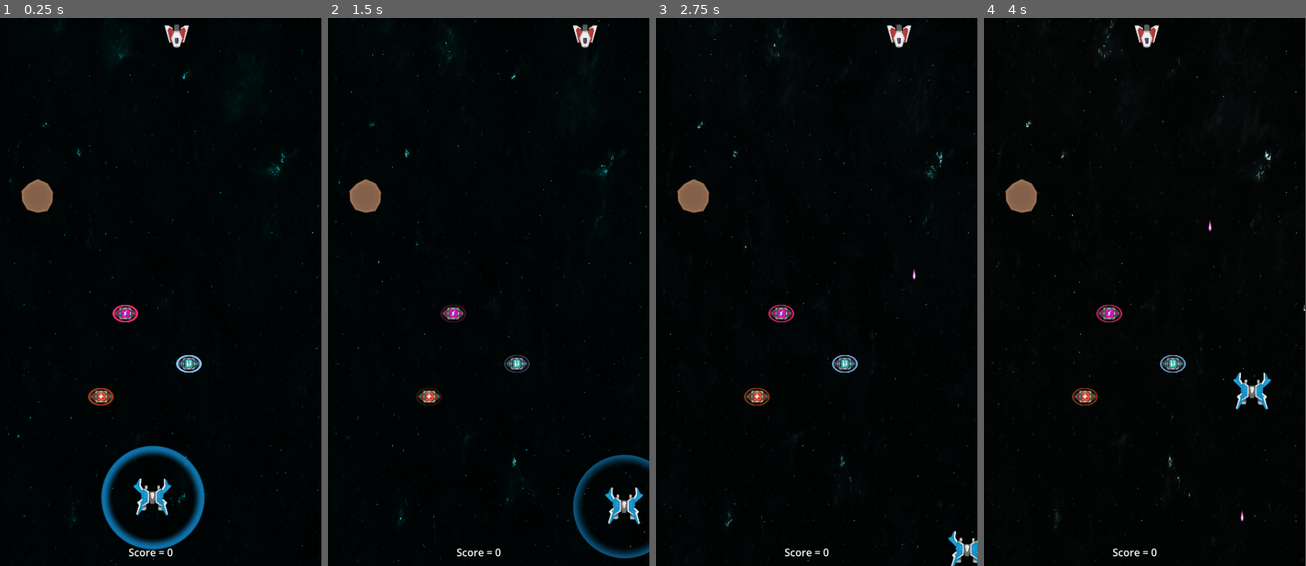
Above: before the commit, frames 1-4 (left to right).
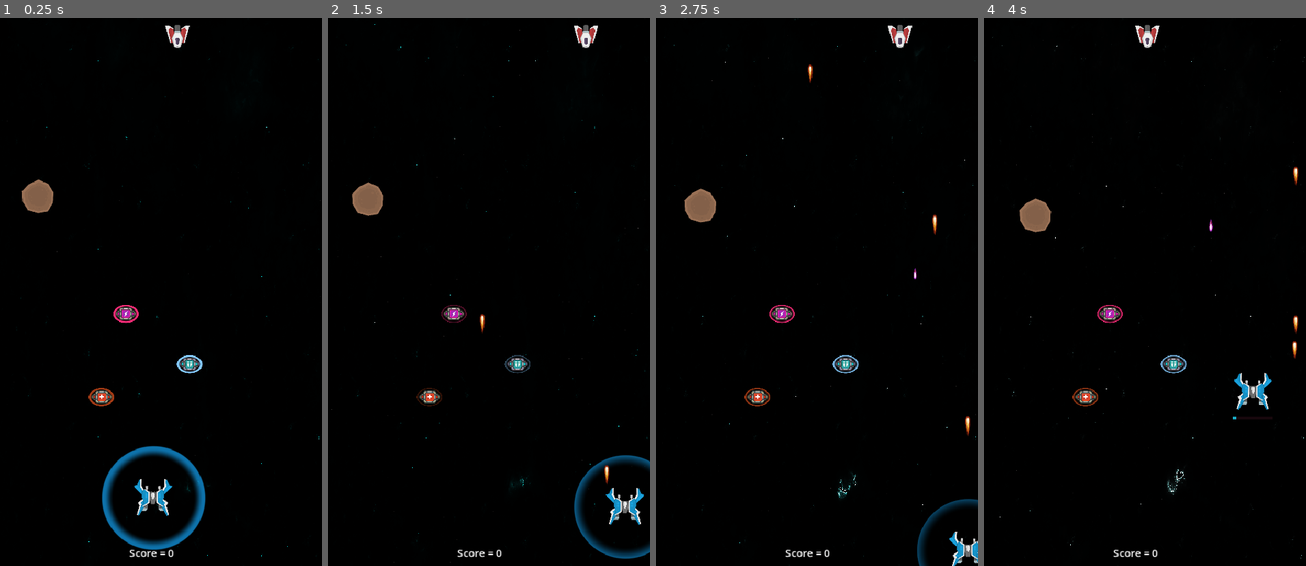
Above: after the commit, the same moments.

Repository: MauroCastro1705/Juego-motores
Game: Godot game, scene res://niveles/nivel-1.tscn
Same seed, same stepped clock (60 frames per second), same inputs: the game is played once before the commit and once after it.
Inputs:
- Up to frame 1 (0.25 s): no input
- Up to frame 2 (1.5 s): hold Right (derecha) 0.53-1.28 s; tap Space (disparar) at 0.6, 1.35 s; hold S (abajo) from 1.28 s (still down)
- Up to frame 3 (2.75 s): release S (abajo) at 2.03 s; hold Right (derecha) from 2.03 s (still down); tap Space (disparar) at 2.1 s
- Up to frame 4 (4 s): release Right (derecha) at 2.78 s; hold W (arriba) 2.78-3.53 s; tap Space (disparar) at 2.85, 3.6 s; hold A (izquierda) from 3.53 s (still down)
In our replay, the window is 470x800 before the commit and 471x800 after it. These sizes can differ from the game's own. Grey fills any space a smaller window leaves; there, only what the larger window draws over its background counts as a difference.

The runs differ from the first frame. In frame 1, 1.5% of the frame differs, in the area x 1-100%, y 0-100%; in frame 2, 1.6%; in frame 3, 2.2%; in frame 4, 2.3%, in the area x 0-100%, y 0-100%.
Error before the commit: Invalid assignment of property or key 'visible' with value of type 'bool' on a base object of type 'previously freed'. (res://jugador/jugador.gd:95)

Commit message:
balas jugador y asteroides

Diff:
--- a/Shaders/espacio.tres
+++ b/Shaders/espacio.tres
@@ -9,9 +9,9 @@
 shader_parameter/stars_flicker = true
 shader_parameter/timeScaleFactor = 0.04
 shader_parameter/noise_texture = ExtResource("2_4socb")
-shader_parameter/colour_muiltiplier = Color(1, 1, 1, 1)
-shader_parameter/colour_muiltiplier2 = Color(1, 1, 1, 1)
-shader_parameter/brightness = 1.8
+shader_parameter/colour_muiltiplier = Color(0.593314, 0.550077, 0.544381, 1)
+shader_parameter/colour_muiltiplier2 = Color(0.597176, 0.597176, 0.597176, 1)
+shader_parameter/brightness = 2.204
 shader_parameter/clouds_resolution = 10.0
 shader_parameter/clouds_intesity = 0.212
 shader_parameter/waveyness = 3.379
@@ -22,5 +22,5 @@
 shader_parameter/blur = 1.4
 shader_parameter/blur2 = 0.01
 shader_parameter/bg_speed = 0.1
-shader_parameter/mid_speed = 0.8
-shader_parameter/fg_speed = 8.0
+shader_parameter/mid_speed = 0.2
+shader_parameter/fg_speed = 3.0
--- a/enemigos/balas_enemigos/bala_enemigo_1.tscn
+++ b/enemigos/balas_enemigos/bala_enemigo_1.tscn
@@ -6,6 +6,34 @@
 [sub_resource type="CapsuleShape2D" id="CapsuleShape2D_1ento"]
 radius = 3.0
 height = 14.0
+
+[sub_resource type="Animation" id="Animation_l241e"]
+length = 0.6
+loop_mode = 1
+tracks/0/type = "value"
+tracks/0/imported = false
+tracks/0/enabled = true
+tracks/0/path = NodePath("PlasmaLargePngProcessed:scale")
+tracks/0/interp = 1
+tracks/0/loop_wrap = true
+tracks/0/keys = {
+"times": PackedFloat32Array(0, 0.142069, 0.346673, 0.633333),
+"transitions": PackedFloat32Array(1, 1, 1, 1),
+"update": 0,
+"values": [Vector2(0.6, 0.6), Vector2(0.640981, 0.739404), Vector2(0.7, 0.7), Vector2(0.6, 0.6)]
+}
+tracks/1/type = "value"
+tracks/1/imported = false
+tracks/1/enabled = true
+tracks/1/path = NodePath("PlasmaLargePngProcessed:frame")
+tracks/1/interp = 1
+tracks/1/loop_wrap = true
+tracks/1/keys = {
+"times": PackedFloat32Array(0, 0.1, 0.142069, 0.346673, 0.5),
+"transitions": PackedFloat32Array(1, 1, 1, 1, 1),
+"update": 1,
+"values": [0, 0, 0, 0, 0]
+}
 
 [sub_resource type="Animation" id="Animation_mykgy"]
 resource_name = "new_animation"
@@ -36,33 +64,6 @@
 "values": [0, 0, 0, 0, 0, 0, 0]
 }
 
-[sub_resource type="Animation" id="Animation_l241e"]
-length = 0.001
-tracks/0/type = "value"
-tracks/0/imported = false
-tracks/0/enabled = true
-tracks/0/path = NodePath("PlasmaLargePngProcessed:scale")
-tracks/0/interp = 1
-tracks/0/loop_wrap = true
-tracks/0/keys = {
-"times": PackedFloat32Array(0),
-"transitions": PackedFloat32Array(1),
-"update": 0,
-"values": [Vector2(0.6, 0.6)]
-}
-tracks/1/type = "value"
-tracks/1/imported = false
-tracks/1/enabled = true
-tracks/1/path = NodePath("PlasmaLargePngProcessed:frame")
-tracks/1/interp = 1
-tracks/1/loop_wrap = true
-tracks/1/keys = {
-"times": PackedFloat32Array(0),
-"transitions": PackedFloat32Array(1),
-"update": 1,
-"values": [0]
-}
-
 [sub_resource type="AnimationLibrary" id="AnimationLibrary_vga6s"]
 _data = {
 &"RESET": SubResource("Animation_l241e"),
@@ -76,7 +77,7 @@
 shape = SubResource("CapsuleShape2D_1ento")
 
 [node name="PlasmaLargePngProcessed" type="Sprite2D" parent="."]
-position = Vector2(0, -1)
+position = Vector2(3.86755e-06, -2.52555)
 rotation = -3.14159
 scale = Vector2(0.6, 0.6)
 texture = ExtResource("2_wraxp")
@@ -85,3 +86,4 @@
 libraries = {
 &"": SubResource("AnimationLibrary_vga6s")
 }
+autoplay = "RESET"
--- /dev/null
+++ b/jugador/bala_player_1.gd
@@ -0,0 +1,4 @@
+extends Area2D
+
+func _process(delta):
+	position.y -= Global.velocidad_bala_player * delta
--- /dev/null
+++ b/jugador/bala_player_1.tscn
@@ -0,0 +1,88 @@
+[gd_scene load_steps=7 format=3 uid="uid://bd5in6gsfu1qe"]
+
+[ext_resource type="Script" uid="uid://b73svajpgjfpl" path="res://jugador/bala_player_1.gd" id="1_d27yq"]
+[ext_resource type="Texture2D" uid="uid://cekampj8jn84o" path="res://Assets/balas y explosiones/Minigun_Large_png_processed.png" id="1_nisqp"]
+
+[sub_resource type="CapsuleShape2D" id="CapsuleShape2D_1ento"]
+radius = 3.0
+height = 14.0
+
+[sub_resource type="Animation" id="Animation_l241e"]
+length = 0.6
+loop_mode = 1
+tracks/0/type = "value"
+tracks/0/imported = false
+tracks/0/enabled = true
+tracks/0/path = NodePath("MinigunLargePngProcessed:frame")
+tracks/0/interp = 1
+tracks/0/loop_wrap = true
+tracks/0/keys = {
+"times": PackedFloat32Array(0),
+"transitions": PackedFloat32Array(1),
+"update": 1,
+"values": [0]
+}
+tracks/1/type = "value"
+tracks/1/imported = false
+tracks/1/enabled = true
+tracks/1/path = NodePath("MinigunLargePngProcessed:scale")
+tracks/1/interp = 1
+tracks/1/loop_wrap = true
+tracks/1/keys = {
+"times": PackedFloat32Array(0),
+"transitions": PackedFloat32Array(1),
+"update": 0,
+"values": [Vector2(0.888889, 1.14815)]
+}
+
+[sub_resource type="Animation" id="Animation_mykgy"]
+resource_name = "new_animation"
+length = 0.8
+loop_mode = 1
+tracks/0/type = "value"
+tracks/0/imported = false
+tracks/0/enabled = true
+tracks/0/path = NodePath("MinigunLargePngProcessed:frame")
+tracks/0/interp = 1
+tracks/0/loop_wrap = true
+tracks/0/keys = {
+"times": PackedFloat32Array(0, 0.3, 0.457456, 0.6),
+"transitions": PackedFloat32Array(1, 1, 1, 1),
+"update": 1,
+"values": [0, 0, 0, 0]
+}
+tracks/1/type = "value"
+tracks/1/imported = false
+tracks/1/enabled = true
+tracks/1/path = NodePath("MinigunLargePngProcessed:scale")
+tracks/1/interp = 1
+tracks/1/loop_wrap = true
+tracks/1/keys = {
+"times": PackedFloat32Array(0.0333333, 0.3, 0.457456, 0.6),
+"transitions": PackedFloat32Array(1, 1, 1, 1),
+"update": 0,
+"values": [Vector2(0.929, 1.2), Vector2(0.888889, 1.14815), Vector2(0.888889, 1), Vector2(0.888889, 1.28226)]
+}
+
+[sub_resource type="AnimationLibrary" id="AnimationLibrary_vga6s"]
+_data = {
+&"RESET": SubResource("Animation_l241e"),
+&"new_animation": SubResource("Animation_mykgy")
+}
+
+[node name="BalaPlayer" type="Area2D" groups=["bala_player"]]
+script = ExtResource("1_d27yq")
+
+[node name="CollisionShape2D" type="CollisionShape2D" parent="."]
+shape = SubResource("CapsuleShape2D_1ento")
+
+[node name="AnimationPlayer" type="AnimationPlayer" parent="."]
+libraries = {
+&"": SubResource("AnimationLibrary_vga6s")
+}
+autoplay = "new_animation"
+
+[node name="MinigunLargePngProcessed" type="Sprite2D" parent="."]
+position = Vector2(0, 4.68953)
+scale = Vector2(0.888889, 1.14815)
+texture = ExtResource("1_nisqp")
--- a/jugador/jugador.tscn
+++ b/jugador/jugador.tscn
@@ -1,7 +1,8 @@
-[gd_scene load_steps=8 format=3 uid="uid://cogoxtxt25e1a"]
+[gd_scene load_steps=9 format=3 uid="uid://cogoxtxt25e1a"]
 
 [ext_resource type="Script" uid="uid://cdototyscoliu" path="res://jugador/jugador.gd" id="1_5vouv"]
 [ext_resource type="Texture2D" uid="uid://dbfk4uqaslqrj" path="res://Assets/Sprites/player_ship.png" id="2_5vouv"]
+[ext_resource type="PackedScene" uid="uid://bd5in6gsfu1qe" path="res://jugador/bala_player_1.tscn" id="2_im34r"]
 [ext_resource type="Material" uid="uid://eq6vn7angv0h" path="res://Shaders/escudo_energia.tres" id="3_im34r"]
 
 [sub_resource type="CircleShape2D" id="CircleShape2D_dapwa"]
@@ -19,6 +20,7 @@
 [node name="Jugador" type="CharacterBody2D" groups=["jugador"]]
 rotation = -3.13306
 script = ExtResource("1_5vouv")
+bala_player = ExtResource("2_im34r")
 
 [node name="CollisionShape2D" type="CollisionShape2D" parent="."]
 shape = SubResource("CircleShape2D_dapwa")
@@ -54,11 +56,13 @@
 metadata/_edit_use_anchors_ = true
 
 [node name="ProgressBar" type="ProgressBar" parent="escudo"]
-offset_left = -31.0
-offset_top = -41.0
-offset_right = 72.0
-offset_bottom = -37.0
+offset_left = -51.3821
+offset_top = -44.5632
+offset_right = 51.6179
+offset_bottom = -37.5632
+rotation = -0.00865828
 scale = Vector2(0.6, 0.6)
+pivot_offset = Vector2(51.1234, 3.89404)
 theme_override_styles/background = SubResource("StyleBoxFlat_im34r")
 theme_override_styles/fill = SubResource("StyleBoxFlat_a407c")
 show_percentage = false
--- a/niveles/nivel_1.gd
+++ b/niveles/nivel_1.gd
@@ -7,11 +7,10 @@
 
 
 
-
-
 func _on_area_2d_area_entered(area: Area2D) -> void:
 	_borrar_balas(area)
 
 func _borrar_balas(area):
+	if area.is_in_group("bala_enemigo") or area.is_in_group("bala_player") or area.is_in_group("obstaculo"):
 		area.queue_free()
-		print("bala borrada")
+		print("borrado = ", area)
--- a/project.godot
+++ b/project.godot
@@ -14,7 +14,7 @@
 config/tags=PackedStringArray("grupo", "motores")
 run/main_scene="uid://ba15ok7ilb0gj"
 config/features=PackedStringArray("4.4", "Forward Plus")
-config/icon="res://icon.svg"
+config/icon="uid://dbfk4uqaslqrj"
 
 [autoload]
 
@@ -24,6 +24,9 @@
 
 window/size/viewport_width=500
 window/size/viewport_height=850
+window/stretch/mode="canvas_items"
+window/handheld/orientation=1
+window/vsync/vsync_mode=0
 
 [file_customization]
 
@@ -40,6 +43,7 @@
 bala_enemigo=""
 bala_player=""
 pick-up=""
+obstaculo=""
 
 [input]
 
--- a/recursos/obstaculos/asteroide-1.tscn
+++ b/recursos/obstaculos/asteroide-1.tscn
@@ -1,6 +1,7 @@
-[gd_scene load_steps=4 format=3 uid="uid://beci6n7u7rygv"]
+[gd_scene load_steps=6 format=3 uid="uid://beci6n7u7rygv"]
 
 [ext_resource type="Texture2D" uid="uid://b4td508qdn5n2" path="res://Assets/Sprites/Meteors/spaceMeteors_001.png" id="1_ar5an"]
+[ext_resource type="Script" uid="uid://bvxdia4xjfh4l" path="res://recursos/obstaculos/asteroide_1.gd" id="1_ddtys"]
 
 [sub_resource type="PhysicsMaterial" id="PhysicsMaterial_ar5an"]
 friction = 0.0
@@ -8,9 +9,15 @@
 [sub_resource type="CircleShape2D" id="CircleShape2D_ddtys"]
 radius = 25.02
 
-[node name="Asteroide-1" type="RigidBody2D"]
+[sub_resource type="CircleShape2D" id="CircleShape2D_ar5an"]
+radius = 22.0
+
+[node name="Asteroide-1" type="RigidBody2D" groups=["obstaculo"]]
+collision_layer = 2
+collision_mask = 2
 physics_material_override = SubResource("PhysicsMaterial_ar5an")
 gravity_scale = 0.0
+script = ExtResource("1_ddtys")
 
 [node name="CollisionShape2D" type="CollisionShape2D" parent="."]
 shape = SubResource("CircleShape2D_ddtys")
@@ -19,3 +26,10 @@
 position = Vector2(0, -1)
 scale = Vector2(0.115925, 0.115925)
 texture = ExtResource("1_ar5an")
+
+[node name="Area2D" type="Area2D" parent="."]
+
+[node name="CollisionShape2D" type="CollisionShape2D" parent="Area2D"]
+shape = SubResource("CircleShape2D_ar5an")
+
+[connection signal="area_entered" from="Area2D" to="." method="_on_area_2d_area_entered"]
--- /dev/null
+++ b/recursos/obstaculos/asteroide_1.gd
@@ -0,0 +1,18 @@
+extends RigidBody2D
+
+var vida_asteroide:int = 3
+
+
+
+func _physics_process(_delta: float) -> void:
+	apply_central_impulse(Vector2(0.05,0.07))
+
+func _on_area_2d_area_entered(area: Area2D) -> void:
+	if area.is_in_group("bala_enemigo") or area.is_in_group("bala_player"):
+		area.queue_free()
+		asteroide_muere()
+
+func asteroide_muere():
+	vida_asteroide -= 1
+	if vida_asteroide == 0:
+		queue_free()
--- a/recursos/scripts_globales/global.gd
+++ b/recursos/scripts_globales/global.gd
@@ -1,7 +1,11 @@
 extends Node
 
+
+#player variables
 var player_score:int = 0
+var velocidad_bala_player:float = 310.0
 
+#enemy varaibles
 var vida_enemigo1:int = 3
 var puntaje_enemigo1:int = 10
 var velocidad_bala_enemigo1:float = 300.0
Not shown, added: jugador/bala_player_1.gd.uid
Not shown, added: recursos/obstaculos/asteroide_1.gd.uid
